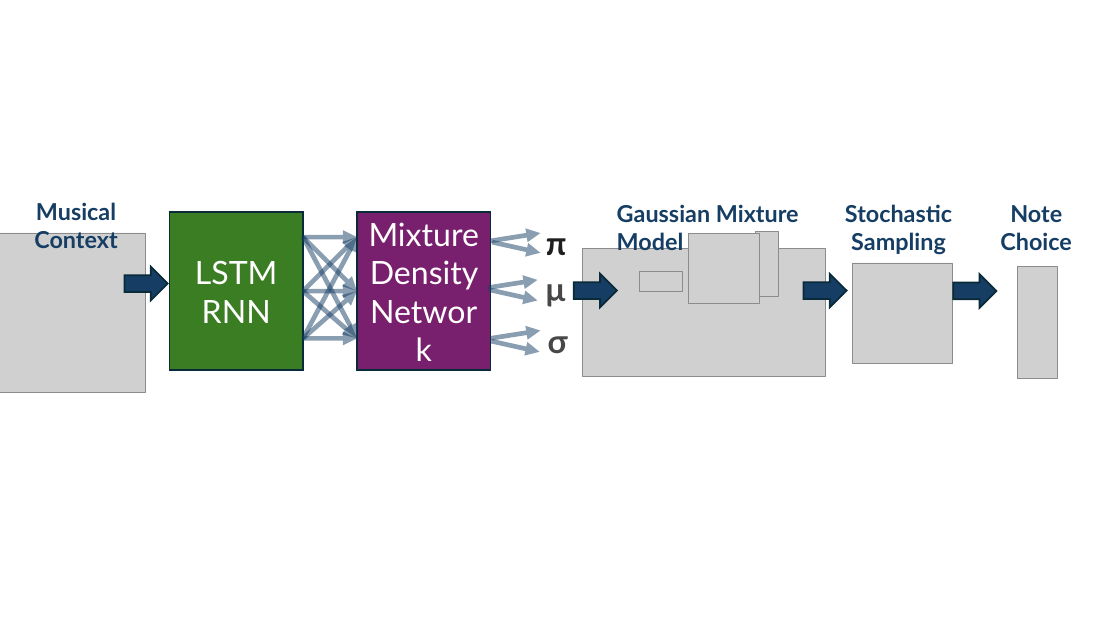
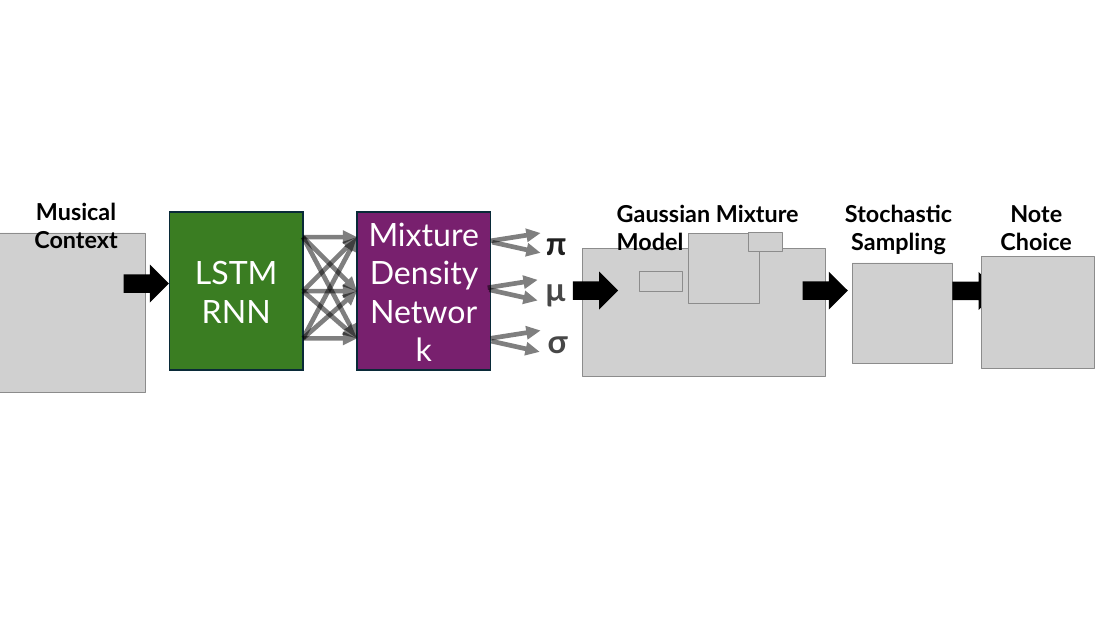
Before and after one commit to squatter1/impsy, a slide deck: slide 1 of figures/ppt/mdrnn.pptx. Drawn at 1120x630 pixels with LibreOffice and Linux fonts; fonts in the diff are those of the drawing; grey boxes stand for pictures. Boxes give left, top, right and bottom in pixels: in the first picture for what was removed or moved away, otherwise in the second. Text is boxed around its words. In the diff, an @@ line names an element or a change of style, - is before the commit and + after.

```diff
--- a/figures/ppt/mdrnn.pptx
+++ b/figures/ppt/mdrnn.pptx
@@ text colour #163E64 to #000000 in 4 elements at box(617, 204, 799, 250), box(845, 204, 952, 255), box(34, 202, 117, 248), box(1000, 205, 1071, 251) @@
@@ arrow (303, 339) - (357, 237): stroke #163E64 4 pt to #000000 4 pt @@
@@ arrow (303, 237) - (357, 339): stroke #163E64 4 pt to #000000 4 pt @@
@@ arrow (303, 237) - (357, 237): stroke #163E64 4 pt to #000000 4 pt @@
@@ arrow (303, 292) - (357, 237): stroke #163E64 4 pt to #000000 4 pt @@
@@ arrow (303, 237) - (357, 292): stroke #163E64 4 pt to #000000 4 pt @@
@@ arrow (491, 241) - (540, 233): stroke #163E64 4 pt to #000000 4 pt @@
@@ picture added at box(749, 233, 783, 251) @@
@@ picture removed at box(755, 232, 779, 297) @@
@@ arrow (492, 242) - (540, 253): stroke #163E64 4 pt to #000000 4 pt @@
@@ picture added at box(982, 256, 1095, 369) @@
@@ picture removed at box(1017, 267, 1058, 379) @@
@@ arrow (303, 292) - (357, 292): stroke #163E64 4 pt to #000000 4 pt @@
@@ arrow (303, 292) - (357, 339): stroke #163E64 4 pt to #000000 4 pt @@
@@ arrow (303, 339) - (357, 292): stroke #163E64 4 pt to #000000 4 pt @@
@@ arrow (488, 288) - (538, 280): stroke #163E64 4 pt to #000000 4 pt @@
@@ arrow (490, 290) - (538, 301): stroke #163E64 4 pt to #000000 4 pt @@
@@ fill #163E64 to #000000; outline #092A39 1.5 pt to #000000 1.5 pt in 4 elements at box(124, 267, 167, 301), box(574, 274, 617, 308), box(804, 274, 847, 308), box(954, 274, 996, 308) @@
@@ arrow (303, 339) - (357, 339): stroke #163E64 4 pt to #000000 4 pt @@
@@ arrow (491, 339) - (540, 331): stroke #163E64 4 pt to #000000 4 pt @@
@@ arrow (492, 341) - (539, 352): stroke #163E64 4 pt to #000000 4 pt @@
```
Also in this commit, not shown: 25 other files.
